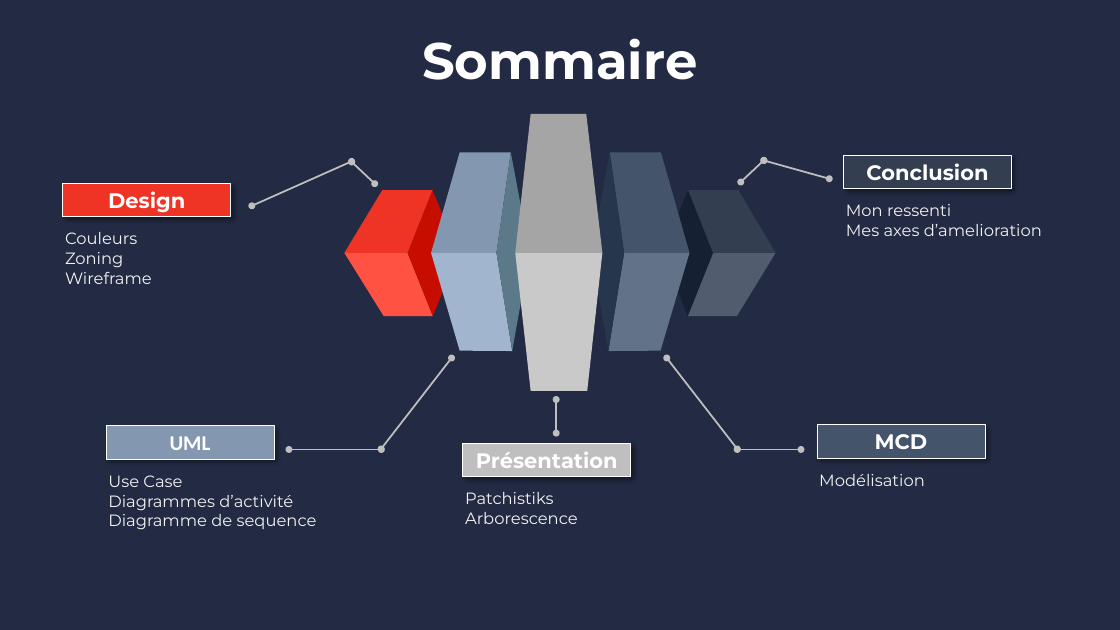
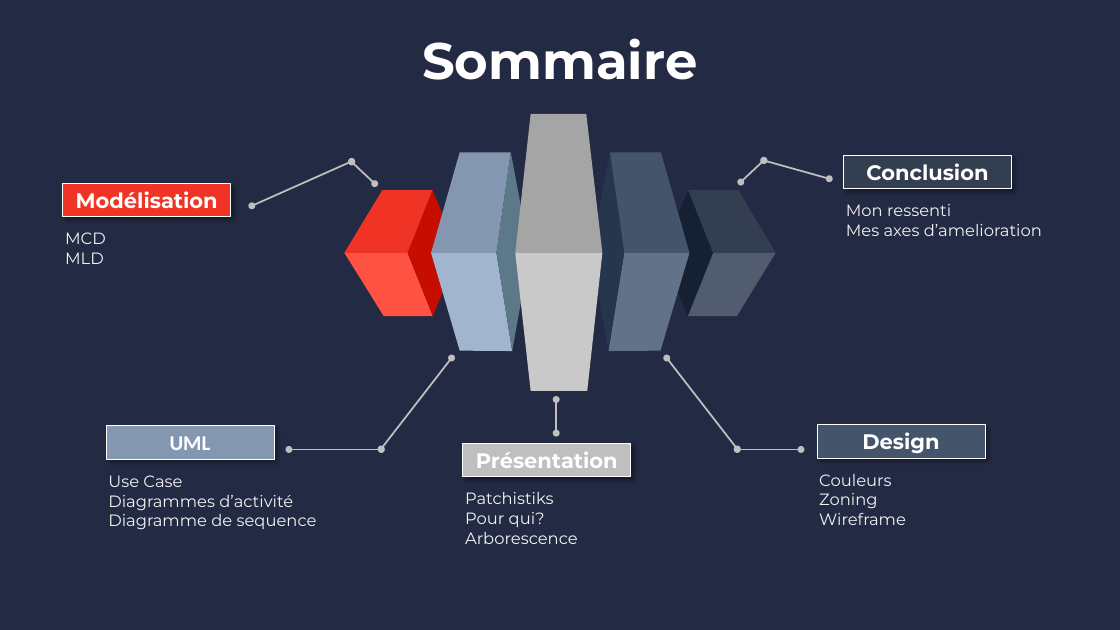
Before and after one commit to flotql/ProjetPatchistiks, a slide deck: slide 3 of Powerpoint/1oral.pptx (slide 2 before the commit). Drawn at 1120x630 pixels with LibreOffice and Linux fonts; fonts in the diff are those of the drawing; background and template pictures are left out; a plain dark background stands for a picture behind light text. Boxes give left, top, right and bottom in pixels: in the first picture for what was removed or moved away, otherwise in the second. Text is boxed around its words. In the diff, an @@ line names an element or a change of style, - is before the commit and + after.

```diff
--- a/Powerpoint/1oral.pptx
+++ b/Powerpoint/1oral.pptx
@@ text in rectangle at <box>76,191,218,208</box>: text changed @@
-Design
+Modélisation
@@ text added at <box>65,232,106,264</box>, 14 pt, text #F2F2F2 @@
+MCD
+MLD
@@ text in rectangle at <box>862,432,939,453</box>: text changed @@
-MCD
+Design
@@ text "Couleurs": place and size @@
-text "Couleurs" at <box>65,232,152,284</box>
+text "Couleurs" at <box>819,474,906,525</box>
@@ text removed at <box>819,474,925,486</box> @@
-Modélisation
@@ text at <box>465,512,545,527</box>: paragraph added @@
+Pour qui?
```
Also in this commit, not shown: 2 other slides changed, 3 slides added, 7 other files.
